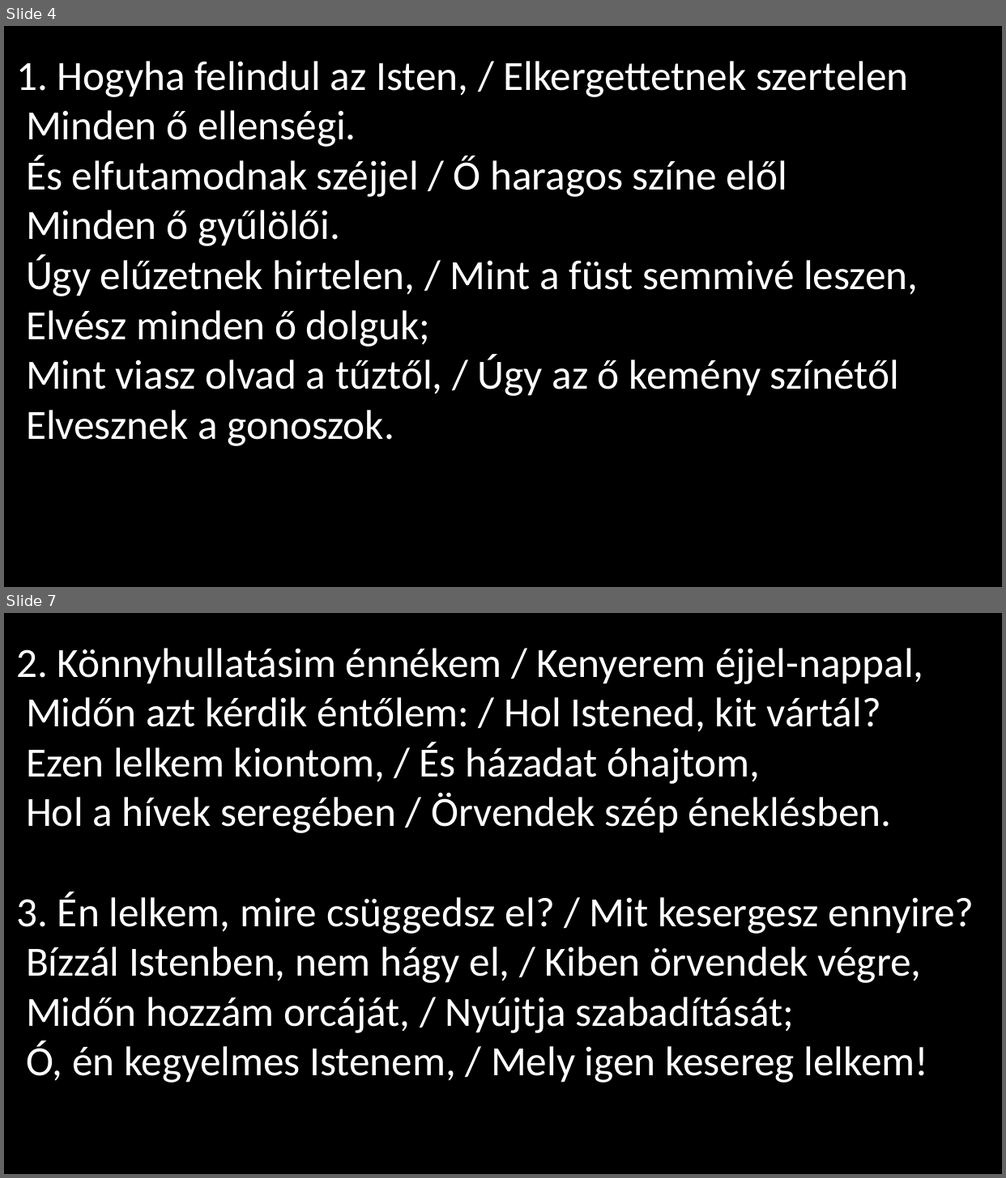
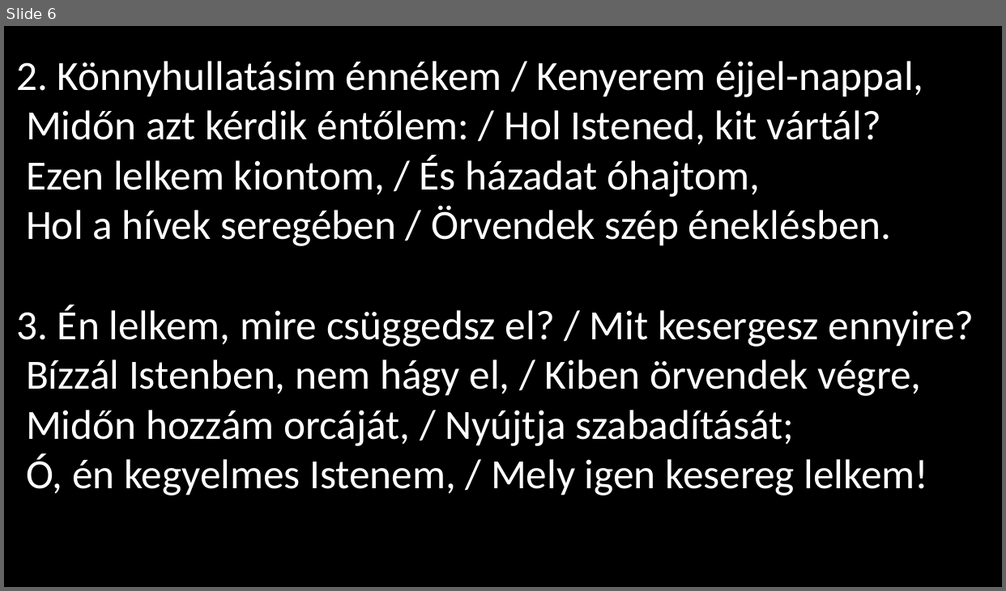
Before and after one commit to Neutron17/refppt, a slide deck: test.pptx. Shown one above the other, each under a label of ours: slides 4 and 7 before the commit, slide 6 after it; the slides between them are not shown. The pictures are 1006x1178 and 1006x591 pixels, drawn with LibreOffice and Linux fonts; fonts in the diff are those of the drawing. Boxes give left, top, right and bottom in pixels: in the first picture for what was removed or moved away, otherwise in the second. Text is boxed around its words. In the diff, an @@ line names an element or a change of style, - is before the commit and + after.

```diff
--- a/test.pptx
+++ b/test.pptx
@@ slide 4 removed at (x1=4, y1=26, x2=1002, y2=587), background #000000 @@
@@ text removed at (x1=16, y1=61, x2=918, y2=446) @@
-1. Hogyha felindul az Isten, / Elkergettetnek szertelen
-Minden ő ellenségi.
-És elfutamodnak széjjel / Ő haragos színe elől
-Minden ő gyűlölői.
-Úgy elűzetnek hirtelen, / Mint a füst semmivé leszen,
-Elvész minden ő dolguk;
-Mint viasz olvad a tűztől, / Úgy az ő kemény színétől
-Elvesznek a gonoszok.
@@ what was slide 7 is now slide 6 @@
```
Also in this commit, not shown: 3 slides changed, 6 slides added, 5 other slides removed, 6 other files.
